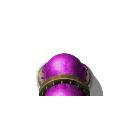
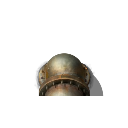
The second 128×128 image is a revision of the first. Changes to its layers:
pixels changed over 42, 53, 87, 96 (layer not identified)
